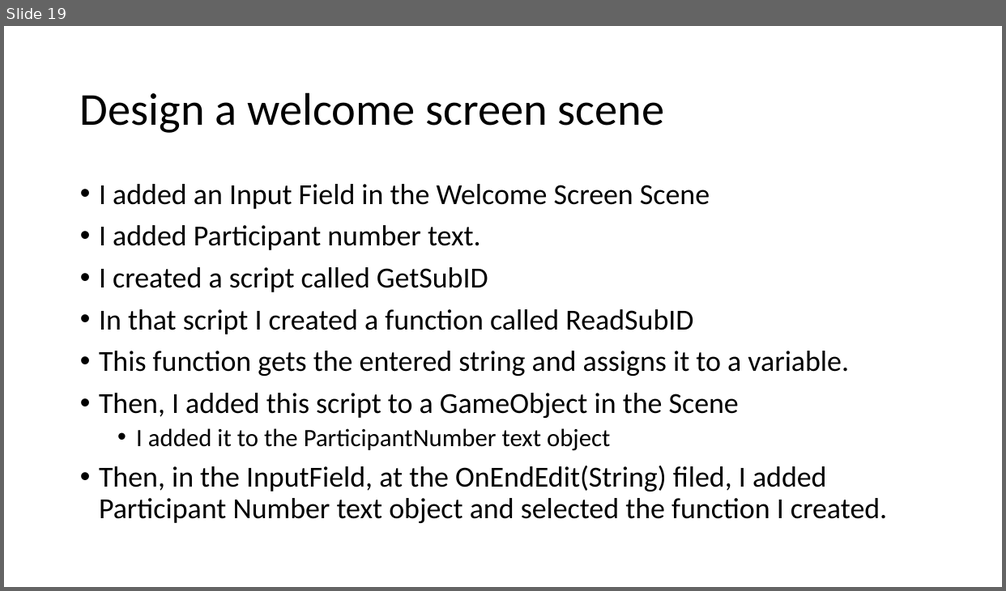
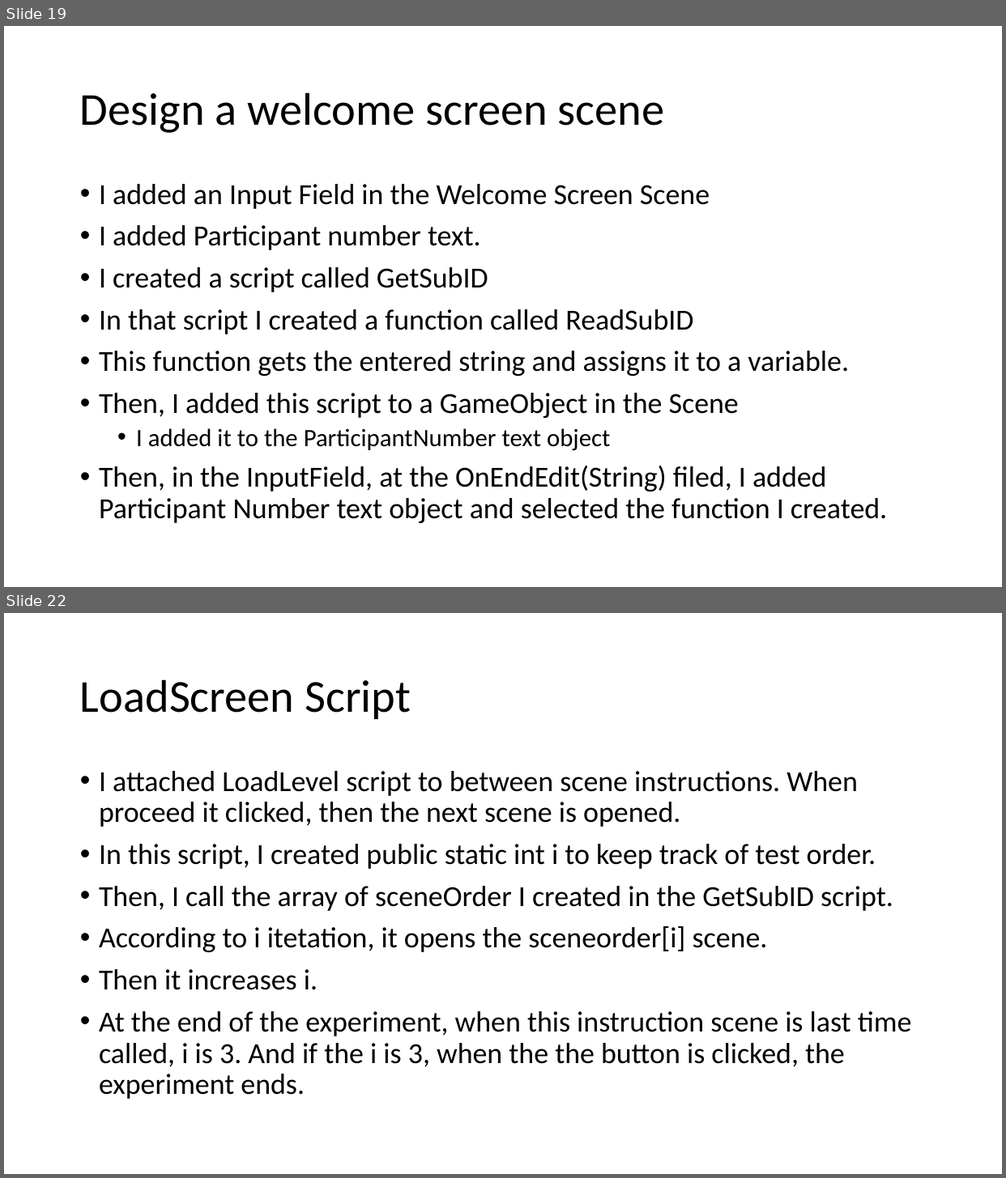
Before and after one commit to haticededetas/Experiment-1, a slide deck: Route_Following/Explanations.pptx. Shown one above the other, each under a label of ours: slide 19 before the commit, slides 19 and 22 after it; the slides between them are not shown. The pictures are 1006x591 and 1006x1178 pixels, drawn with LibreOffice and Linux fonts; fonts in the diff are those of the drawing. Boxes give left, top, right and bottom in pixels: in the first picture for what was removed or moved away, otherwise in the second. Text is boxed around its words. In the diff, an @@ line names an element or a change of style, - is before the commit and + after.

```diff
--- a/Route_Following/Explanations.pptx
+++ b/Route_Following/Explanations.pptx
@@ slide 22 added at [4,613,1002,1174], background #FFFFFF @@
@@ title added at [80,679,411,719], 44 pt, text #000000 @@
+LoadScreen Script
@@ text added at [99,771,912,1099], 28 pt, text #000000 @@
+• I attached LoadLevel script to between scene instructions. When proceed it clicked, then the next scene is opened.
+• In this script, I created public static int i to keep track of test order.
+• Then, I call the array of sceneOrder I created in the GetSubID script.
+• According to i itetation, it opens the sceneorder[i] scene.
+• Then it increases i.
+• At the end of the experiment, when this instruction scene is last time called, i is 3. And if the i is 3, when the the button is clicked, the experiment ends.
```
Also in this commit, not shown: 2 slides changed, 6 other files.
